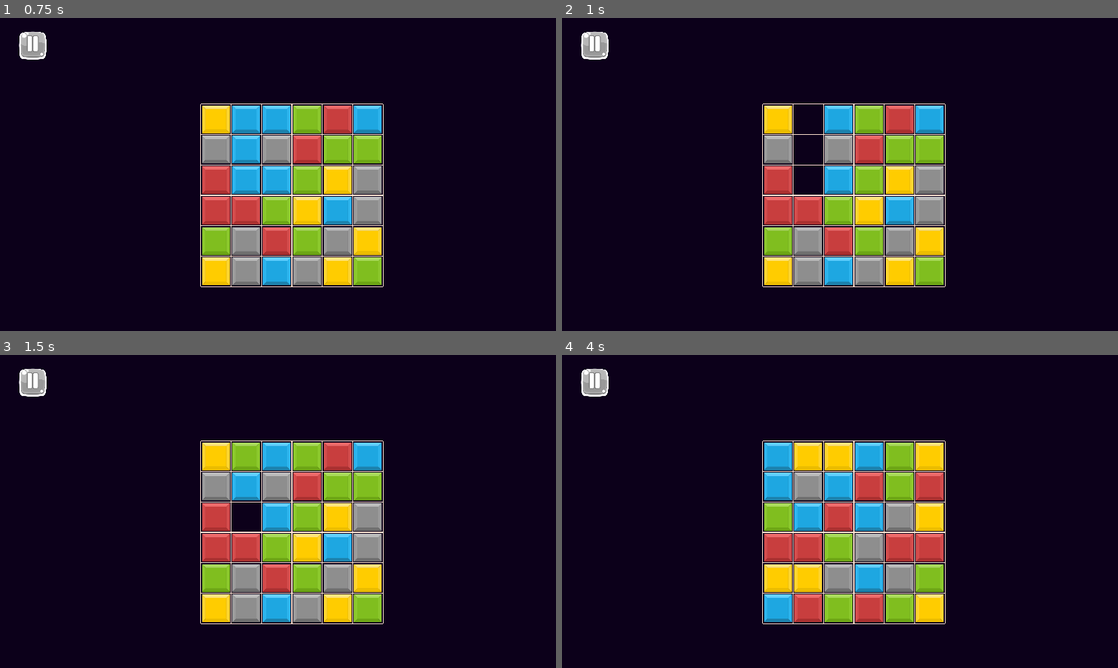
Above: before the commit, frames 1-4 (two rows, left to right).
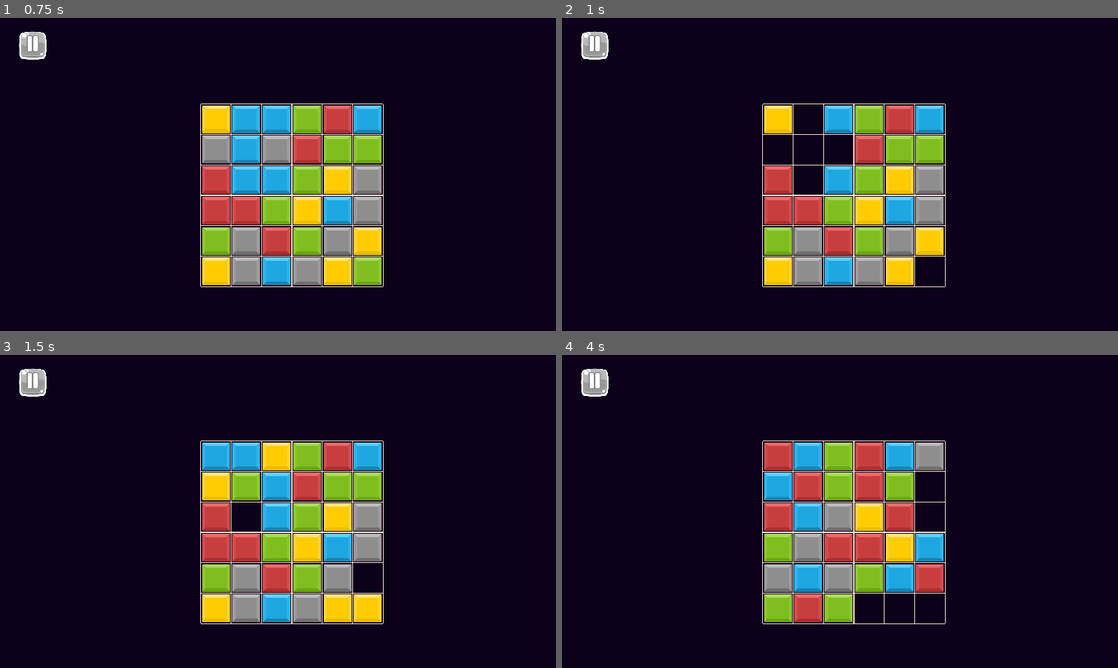
Above: after the commit, the same moments.

Repository: bonsaipropaganda/match-3-with-a-twist
Game: Godot game, scene res://Content/UserInterface/main_menu.tscn
Same seed, same stepped clock (60 frames per second), same inputs: the game is played once before the commit and once after it. The engine's default icon, where the game draws it, is replaced by a stand-in: a white triangle on a blue panel in a dark square.
Inputs (mouse positions are in pixels of both pictures, inside the frame that each line leads up to):
- Up to frame 1 (0.75 s): click (139, 174) at 0.5 s
- Up to frame 2 (1 s): no input
- Up to frame 3 (1.5 s): move the mouse to (216, 455) at 1.27 s; click (216, 455) at 1.35 s
- Up to frame 4 (4 s): tap Enter at 2 s; move the mouse to (840, 455) at 2.02 s; click (840, 455) at 2.1 s; click (773, 520) at 2.75 s; move the mouse to (806, 455) at 3.52 s; click (806, 455) at 3.6 s

Frame 1 is identical in both runs. In frame 2, 1.3% of the frame differs, in the area x 36-69%, y 37-86%; in frame 3, 3.6%; in frame 4, 13%, in the area x 36-69%, y 28-86%.

Commit message:
BREAK_ON_AGECENT_MATCH works now

Diff:
--- a/Content/Grid/grid.gd
+++ b/Content/Grid/grid.gd
@@ -167,6 +167,15 @@
 			if Tile.TileStats.BREAK_ON_MATCH not in Tile.tile_stats[tile[0]]:
 				to_free.erase(tile)
 
+	# Makes Tile break if that tile has the BREAK_ON_AGACENT_MATCH Stat and is agacent to a match that was made
+	for row in grid:
+		for tile in row:
+			if tile != null:
+				if Tile.TileStats.BREAK_ON_ADJACENT_MATCH in Tile.tile_stats[tile.tile_type]:
+					for free in to_free:
+						if tile.grid_pos.distance_to(Vector2(free[1],free[2])) == 1:
+							to_check.append([tile.tile_type, tile.grid_pos.x, tile.grid_pos.y])
+	to_free += to_check
 	return to_free
 
 func on_swap_tile(from_pos, direction):
--- a/Content/Tile/tile.gd
+++ b/Content/Tile/tile.gd
@@ -31,7 +31,7 @@
 	[TileStats.CAN_SWAP,TileStats.CAN_FALL,TileStats.BREAK_ON_MATCH],
 	[TileStats.CAN_SWAP,TileStats.CAN_FALL,TileStats.BREAK_ON_MATCH],
 	[TileStats.CAN_SWAP,TileStats.CAN_FALL,TileStats.BREAK_ON_MATCH],
-	[TileStats.CAN_SWAP],
+	[TileStats.CAN_SWAP,TileStats.BREAK_ON_ADJACENT_MATCH],
 	#[TileStats.CAN_SWAP,TileStats.BREAK_ON_PRESSURE],
 	]
 
